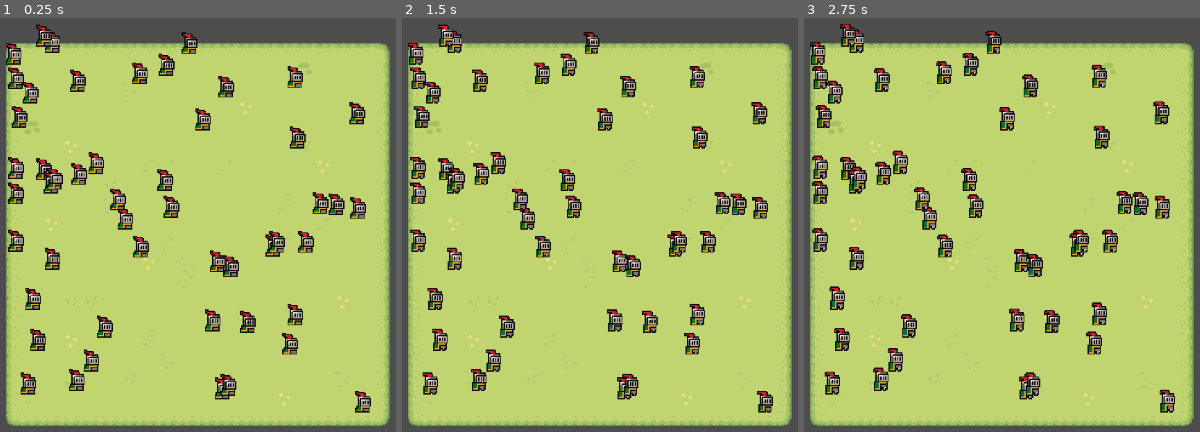
Above: before the commit, frames 1-3 (left to right).
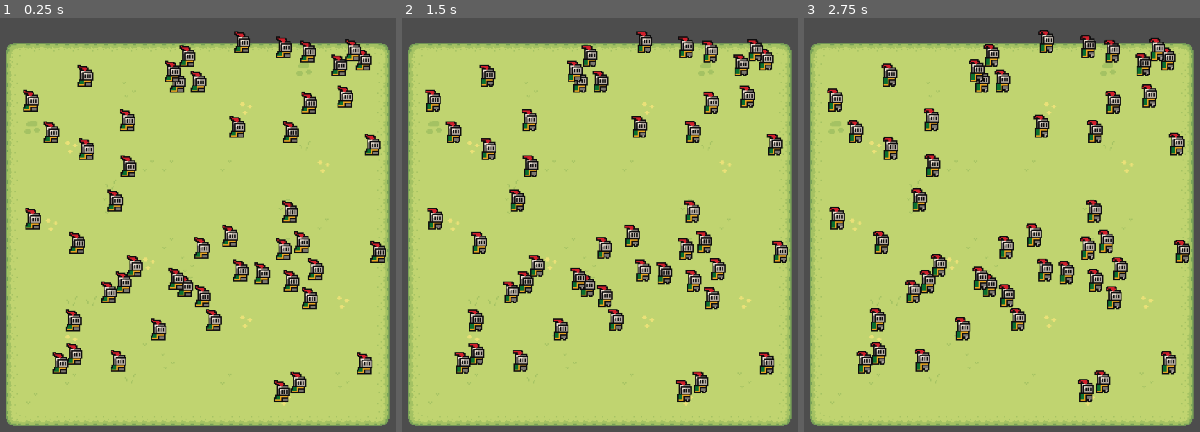
Above: after the commit, the same moments.

Repository: Andrei8288/Ai-for-games
Game: Godot game, scene res://Scenes/main.tscn
Two runs of this game, one before a commit and one after it. Both use one fixed random seed, a clock stepped at 60 frames per second and the inputs below.
Inputs:
- Up to frame 1 (0.25 s): no input
- Up to frame 2 (1.5 s): tap Enter at 1.25 s
- Up to frame 3 (2.75 s): no input

The runs differ from the first frame. In frame 1, 16% of the frame differs, in the area x 1-98%, y 1-96%; in frame 2, 16%; in frame 3, 17%.

Commit message:
PerlinNoise

Diff:
--- a/Scenes/main.tscn
+++ b/Scenes/main.tscn
@@ -191,5 +191,7 @@
 
 [node name="manager" parent="." instance=ExtResource("2_bo1nx")]
 npc_count = 50
+spawn_area = Vector2(300, 300)
 
 [node name="NPCsContainer" type="Node2D" parent="."]
+unique_name_in_owner = true
--- a/Scripts/OptionTextOutput.gd
+++ b/Scripts/OptionTextOutput.gd
@@ -2,13 +2,13 @@
 class_name  OptionTextOutput
 
 @export var text:String = "Option running"
-@onready var option: OptionTextOutput = $"."
+var test:OptionAI
+
 
 func _ready():
 	started.connect(Callable(self, "on_option_started"))
 	stopped.connect(Callable(self, "on_option_stopped"))
 	paused.connect(Callable(self, "on_option_paused"))
-
 
 func on_option_started():
 	print("Started ", text)
--- a/Scripts/RandomAI.gd
+++ b/Scripts/RandomAI.gd
@@ -1,13 +1,21 @@
-extends Node
-class_name RandomAI
+class_name RandomAI extends Node
 
+var noise := FastNoiseLite.new()
+@export var noise_frequency:float = 0.4
+
+func _init() -> void:
+	noise.noise_type = FastNoiseLite.TYPE_PERLIN
+	noise.seed = randi()
+	noise.frequency = noise_frequency
 
 func _ready():
 	pass
-	#test_export()
+	test_export()
 
 
-
+func perlin1D(x:float):
+	var val = noise.get_noise_1d(x)
+	return(val + 1) * 0.5
 
 func uniform_float(min_val:float,max_val:float) -> float:
 	return lerp(min_val,max_val,randf())
@@ -25,14 +33,16 @@
 	return int(round(normal_float(mean,stddev)))
 
 func test_export():
-	var path = "user://random_numbers.txt"
+	var path = "user://perlin_1D_numbers"+ str(noise_frequency) +".txt"
 	var file = FileAccess.open(path,FileAccess.WRITE)
 	if file == null:
 		push_error("Failed to open file: " + path)
 		return
 	for i in range(200):
-		var n = normal_float(0.0,3.0)
-		var formated = ("%0.2f" % n).replace(".",",")
+		var x = i
+		var n = perlin1D(x)
+		print(n)
+		var formated = ("%0.3f" % n).replace(".",",")
 		file.store_line(formated)
 	file.close()
-	print("Random number exported to: ", path)
+	#print("Random number exported to: ", path)
--- a/Scripts/manager.gd
+++ b/Scripts/manager.gd
@@ -4,20 +4,22 @@
 @export var npc_scene: PackedScene
 @export var npc_count: int
 @export var spawn_area: Vector2 = Vector2(310,310)
-@onready var npc_container: Node2D = $"../NPCsContainer"
+@onready var npc_container: Node2D = $%NPCsContainer
 @onready var random: RandomAI = $RandomAI
 
 func _ready() -> void:
-	spawn_npc()
-	#spawn_npc_normal_dist()
+	if randi() % 2 == 1:
+		spawn_npc()
+	else:
+		spawn_npc_normal_dist()
 	#test_options()
 
 
 func spawn_npc():
 	for i in npc_count:
 		var npc = npc_scene.instantiate()
-		var x = random.uniform_int(-spawn_area.x/2,spawn_area.x/2)
-		var y = random.uniform_int(-spawn_area.y/2,spawn_area.y/2)
+		var x = random.uniform_float(-spawn_area.x/2,spawn_area.x/2)
+		var y = random.uniform_float(-spawn_area.y/2,spawn_area.y/2)
 		npc.set_position(Vector2(x, y))
 		npc.name = "NPC" + str(i+1)
 		npc_container.add_child(npc)
